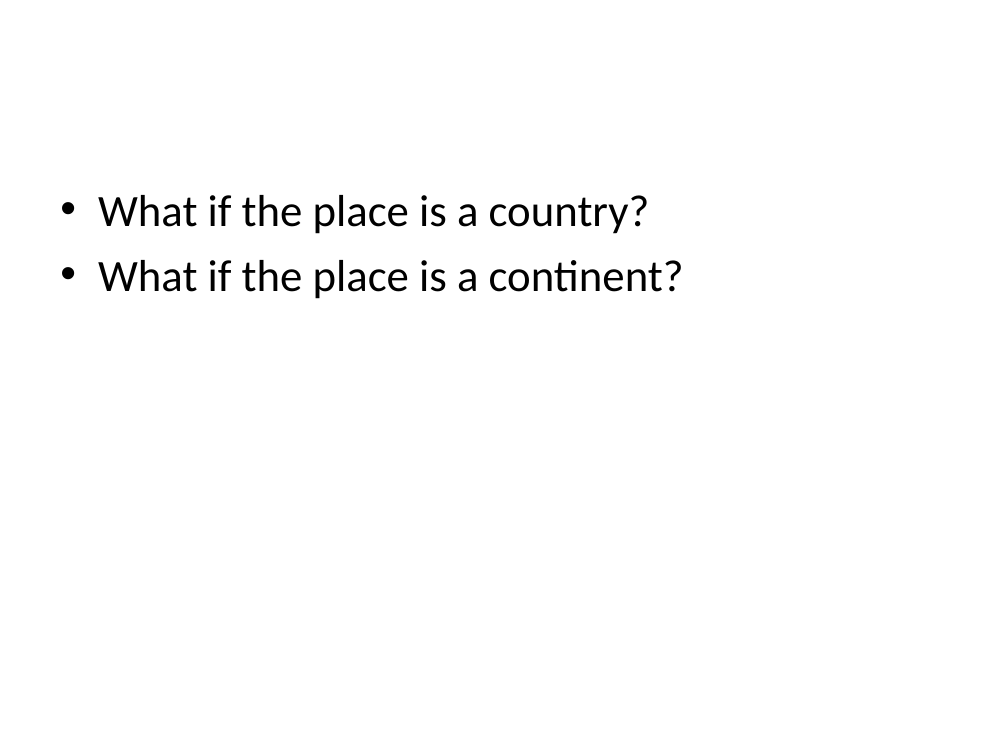
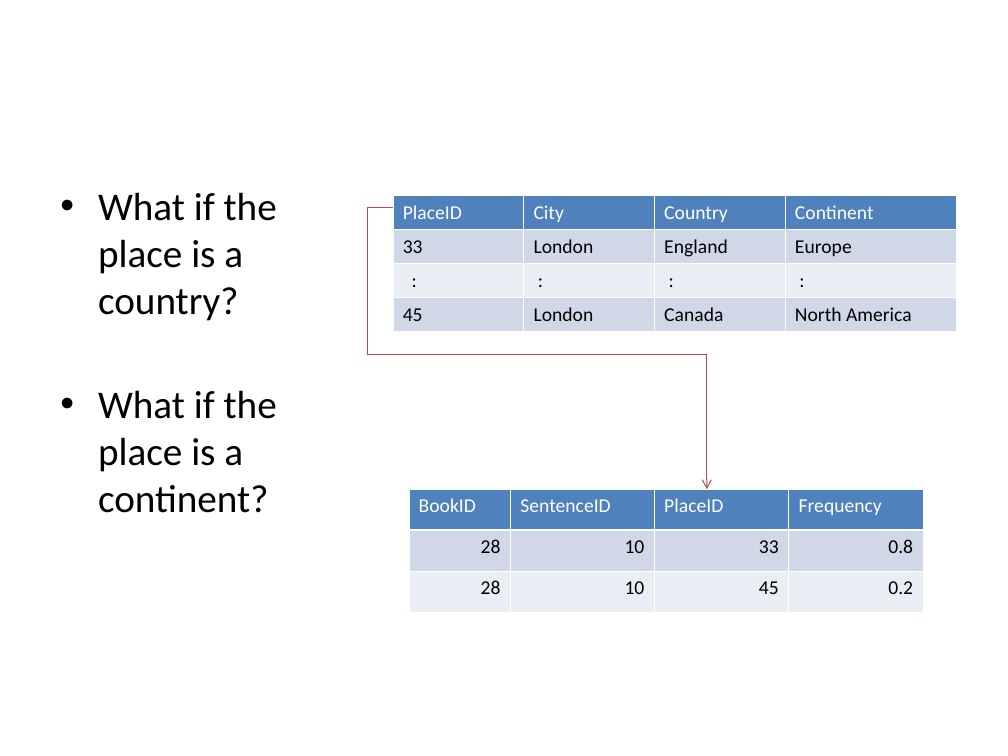
Before and after one commit to edvelezg/unb-dw, a slide deck: slide 10 of project/Presentation/Datawarehousing.ppt (slide 9 before the commit). Drawn at 1008x756 pixels with LibreOffice and Linux fonts; fonts in the diff are those of the drawing. Boxes give left, top, right and bottom in pixels: in the first picture for what was removed or moved away, otherwise in the second. Text is boxed around its words. In the diff, an @@ line names an element or a change of style, - is before the commit and + after.

```diff
--- a/project/Presentation/Datawarehousing.ppt
+++ b/project/Presentation/Datawarehousing.ppt
@@ text "What if the place is ..." at <box>98,192,277,513</box>: size 32 to 28 pt; less space between paragraphs @@
@@ elbow arrow added from (393, 208) to (707, 489), #BE4B48 0.74 pt @@
@@ rectangle added at <box>393,196,481,220</box>, fill #FFFFFF @@
@@ table added at <box>393,196,958,330</box>, 4 rows, 4 columns @@
+PlaceID | City | Country | Continent
+33 | London | England | Europe
+: | : | : | :
+45 | London | Canada | North America
@@ table added at <box>409,489,923,612</box>, 3 rows, 4 columns @@
+BookID | SentenceID | PlaceID | Frequency
+28 | 10 | 33 | 0.8
+28 | 10 | 45 | 0.2
```
Also in this commit, not shown: 5 other slides changed, 3 slides added, 1 slide removed.
